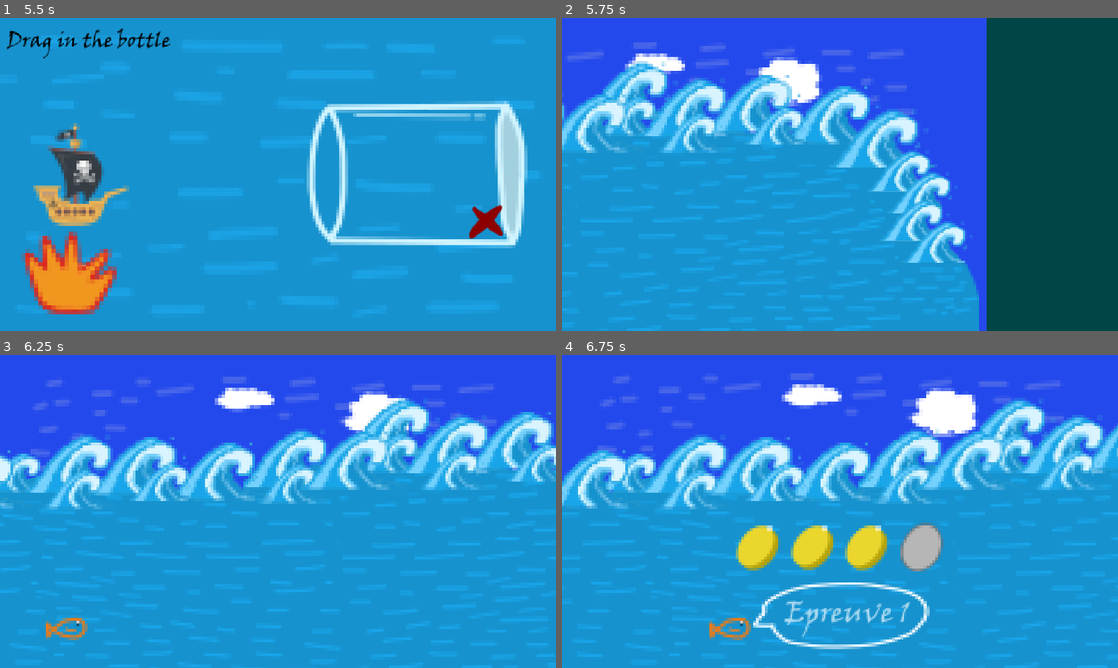
Above: before the commit, frames 1-4 (two rows, left to right).
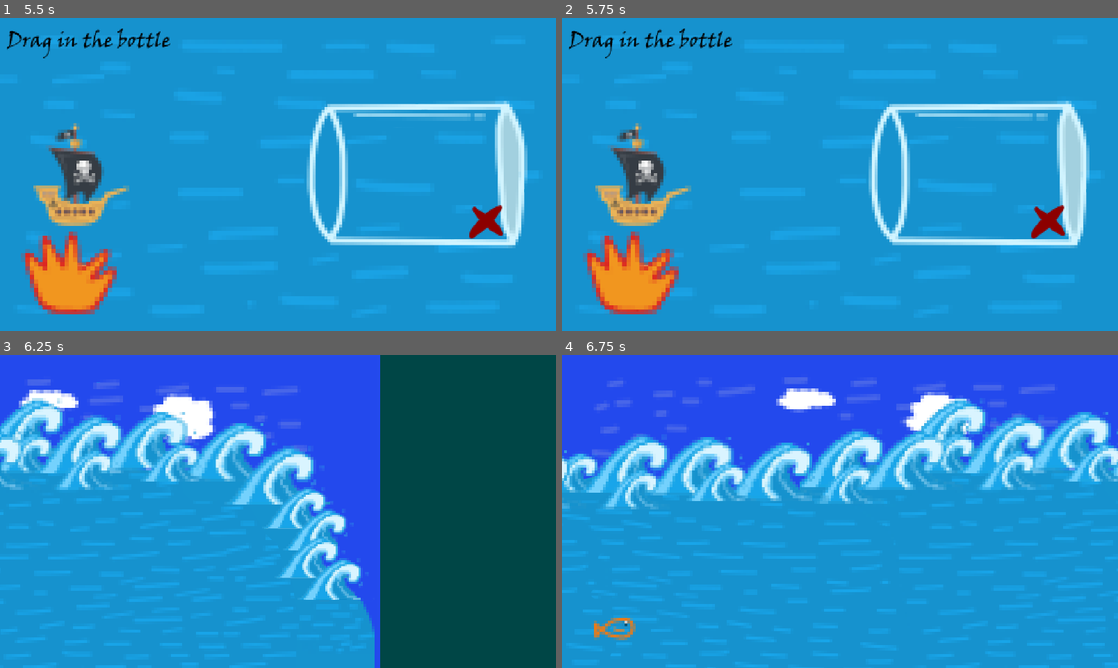
Above: after the commit, the same moments.

Repository: Kira932/godot_jam
Game: Godot game, scene res://scene/boat_in_the_bottle.tscn
The game is run twice, just before and just after one commit, with the same random seed, the same clock (stepped at 60 frames per second) and the same inputs. This scene is started directly instead of the project's main scene. Sound files missing from this copy of the repository are replaced by a short silence.
Inputs (mouse positions are in pixels of both pictures, inside the frame that each line leads up to):
- Up to frame 1 (5.5 s): tap Enter at 0.5, 2.75, 5 s; move the mouse to (83, 174) at 0.52 s; click (83, 174) at 0.6 s; move the mouse to (166, 190) at 1.27 s; click (166, 190) at 1.35 s; tap Space at 2, 3.5 s; move the mouse to (333, 105) at 2.02 s; click (333, 105) at 2.1 s; move the mouse to (250, 237) at 2.77 s; click (250, 237) at 2.85 s; move the mouse to (444, 221) at 3.52 s; click (444, 221) at 3.6 s; move the mouse to (111, 127) at 4.27 s; click (111, 127) at 4.35 s; move the mouse to (305, 174) at 5.02 s; click (305, 174) at 5.1 s
- Up to frame 2 (5.75 s): no input
- Up to frame 3 (6.25 s): move the mouse to (194, 433) at 5.77 s; click (194, 433) at 5.85 s
- Up to frame 4 (6.75 s): move the mouse to (962, 495) at 6.52 s; click (962, 495) at 6.6 s

Frame 1 is identical in both runs. In frame 2, 66% of the frame differs, in the area x 0-100%, y 0-100%; in frame 3, 56%; in frame 4, 27%.

Commit message:
Final push

Diff:
--- a/scene/boat_in_the_bottle.tscn
+++ b/scene/boat_in_the_bottle.tscn
@@ -9,7 +9,7 @@
 [ext_resource type="Texture2D" uid="uid://dc8qvtj7ou4od" path="res://assets/boat_in_the_bottle/txt indication.png" id="7_1fbpe"]
 [ext_resource type="Texture2D" uid="uid://cau6xc2rbf8fw" path="res://assets/boat_in_the_bottle/Lose bateau.png" id="8_7cff0"]
 [ext_resource type="Texture2D" uid="uid://cafnphc1qd71u" path="res://assets/boat_in_the_bottle/Win bateau.png" id="9_4rgnn"]
-[ext_resource type="AudioStream" uid="uid://c3dxu4784edo3" path="res://audios/Explosions, Designed, Loud Powerful Blast, Heavy impact, Deep Rumble, Subtle Wooden Debris, Low Explosion Sweetener 03 SND59003 1.wav" id="10_g6dvx"]
+[ext_resource type="AudioStream" uid="uid://b0jww0aktcho6" path="res://audios/8-Bit Explosion 2 - Sound Effect (HD).mp3" id="10_ixbi5"]
 [ext_resource type="AudioStream" uid="uid://bliluou3mc1ns" path="res://audios/Level_Up_Sound_Effect.mp3" id="10_k2fdv"]
 [ext_resource type="AudioStream" uid="uid://du66jy4qrrs4t" path="res://audios/Video_Game_Lose_Sound_Effect_No_Copyright_Funny_Game_Lose_Tone.mp3" id="11_332io"]
 
@@ -116,12 +116,12 @@
 autostart = true
 
 [node name="Explosion" type="AudioStreamPlayer2D" parent="."]
-stream = ExtResource("10_g6dvx")
-volume_db = 2.0
+stream = ExtResource("10_ixbi5")
+volume_db = 6.0
 
 [node name="Win" type="AudioStreamPlayer2D" parent="."]
 stream = ExtResource("10_k2fdv")
-volume_db = 3.0
+volume_db = 12.0
 
 [node name="Lose" type="AudioStreamPlayer2D" parent="."]
 stream = ExtResource("11_332io")
--- a/scene/spot_the_diff.tscn
+++ b/scene/spot_the_diff.tscn
@@ -8,7 +8,7 @@
 [ext_resource type="Texture2D" uid="uid://dqawkh0k044g8" path="res://assets/spot_the_diff/Chaussette salle.png" id="6_2t0cv"]
 [ext_resource type="Texture2D" uid="uid://c5hacf7agqj6r" path="res://assets/spot_the_diff/Txt indication.png" id="7_cdwi5"]
 [ext_resource type="AudioStream" uid="uid://bliluou3mc1ns" path="res://audios/Level_Up_Sound_Effect.mp3" id="8_galck"]
-[ext_resource type="AudioStream" uid="uid://c3dxu4784edo3" path="res://audios/Explosions, Designed, Loud Powerful Blast, Heavy impact, Deep Rumble, Subtle Wooden Debris, Low Explosion Sweetener 03 SND59003 1.wav" id="8_qi4qu"]
+[ext_resource type="AudioStream" uid="uid://b0jww0aktcho6" path="res://audios/8-Bit Explosion 2 - Sound Effect (HD).mp3" id="8_vq06c"]
 [ext_resource type="AudioStream" uid="uid://du66jy4qrrs4t" path="res://audios/Video_Game_Lose_Sound_Effect_No_Copyright_Funny_Game_Lose_Tone.mp3" id="9_dli8h"]
 
 [sub_resource type="GDScript" id="GDScript_6yjsn"]
@@ -86,12 +86,12 @@
 autostart = true
 
 [node name="Explosion" type="AudioStreamPlayer2D" parent="."]
-stream = ExtResource("8_qi4qu")
-volume_db = 2.0
+stream = ExtResource("8_vq06c")
+volume_db = 6.0
 
 [node name="Win" type="AudioStreamPlayer2D" parent="."]
 stream = ExtResource("8_galck")
-volume_db = 3.0
+volume_db = 12.0
 
 [node name="Lose" type="AudioStreamPlayer2D" parent="."]
 stream = ExtResource("9_dli8h")
Not shown, added: audios/8-Bit Explosion 2 - Sound Effect (HD).mp3.import
Not shown, added: audios/8-Bit Explosion 2 - Sound Effect (HD).mp3
